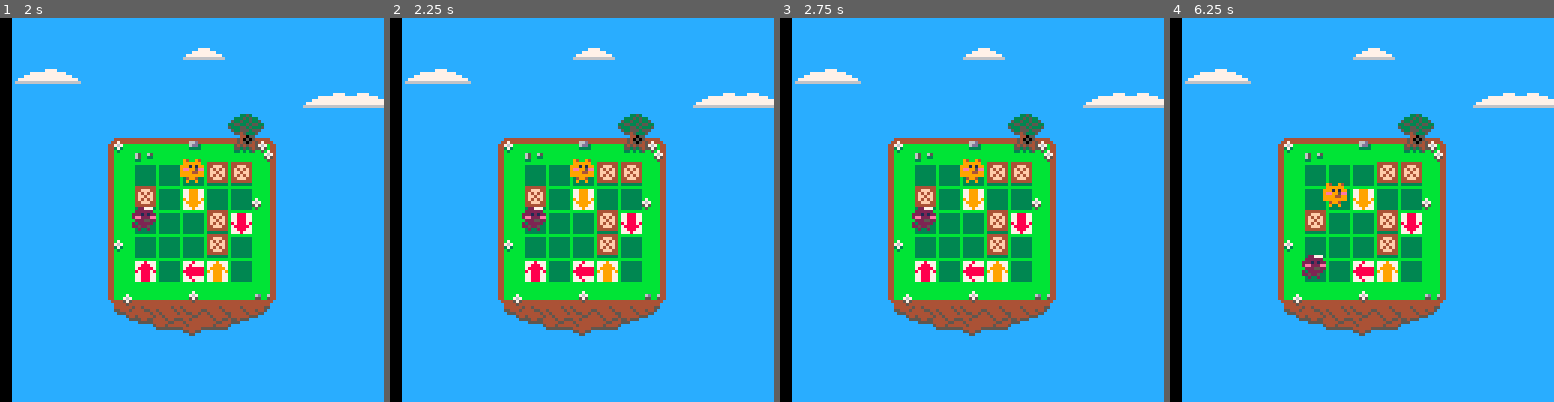
Above: before the commit, frames 1-4 (left to right).
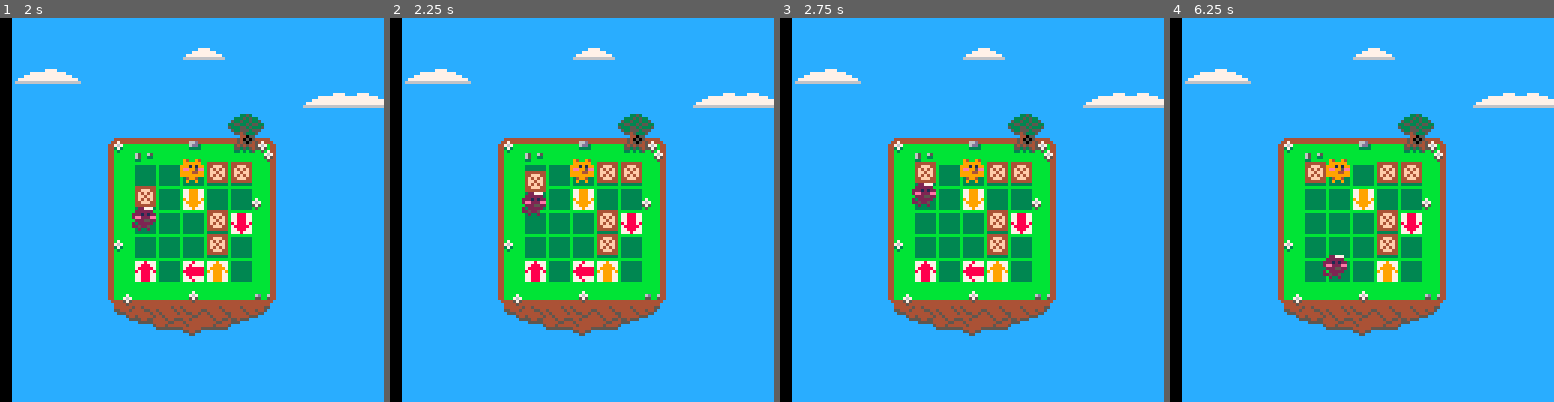
Above: after the commit, the same moments.

Repository: accidentalrebel/pico8-pop-puff
Game: PICO-8 cartridge pop-puff.p8
Same seed, same stepped clock (60 frames per second), same inputs: the game is played once before the commit and once after it.
Inputs:
- Up to frame 1 (2 s): hold Right from 1.6 s (still down)
- Up to frame 2 (2.25 s): release Right at 2.1 s; hold Up from 2.15 s (still down)
- Up to frame 3 (2.75 s): release Up at 2.42 s; hold Right from 2.47 s (still down)
- Up to frame 4 (6.25 s): release Right at 3.03 s; hold Left 3.08-3.58 s; hold Down 3.63-3.97 s; hold Right 4.02-4.68 s; hold Up 4.73-5.03 s; hold Left 5.08-5.68 s; hold Down 5.73-6.03 s; hold Right from 6.08 s (still down)

Frame 1 is identical in both runs. In frame 2, 0.7% of the frame differs, in the area x 34-41%, y 39-56%; in frame 3, 0.9%; in frame 4, 2.1%, in the area x 34-54%, y 36-69%.

Commit message:
Can now increase the current_player_index

Diff:
--- a/pop-puff.p8
+++ b/pop-puff.p8
@@ -14,6 +14,7 @@
 board_pad_y = 5
 i_index_arrows = 19
 slide_speed = 0.2
+current_player_index = 1
 
 -- enums
 _x=1
@@ -382,6 +383,11 @@
    if can_move_to_tile(a,t) then
       printh("started! "..a.x..","..a.y.." -- "..a.col..","..a.row)
       slide_to_tile(a,t.col,t.row)
+
+      current_player_index += 1
+      if current_player_index > 2 then
+	 current_player_index = 1
+      end
    end
 end
 
@@ -417,13 +423,13 @@
 
 function _update()
    if btnp(0) then
-      control_player(1,-1,0)
+      control_player(current_player_index,-1,0)
    elseif btnp(1) then
-      control_player(1,1,0)
+      control_player(current_player_index,1,0)
    elseif btnp(2) then
-      control_player(1,0,-1)
+      control_player(current_player_index,0,-1)
    elseif btnp(3) then
-      control_player(1,0,1)
+      control_player(current_player_index,0,1)
    end
 
    foreach(tweens,handle_tween)
